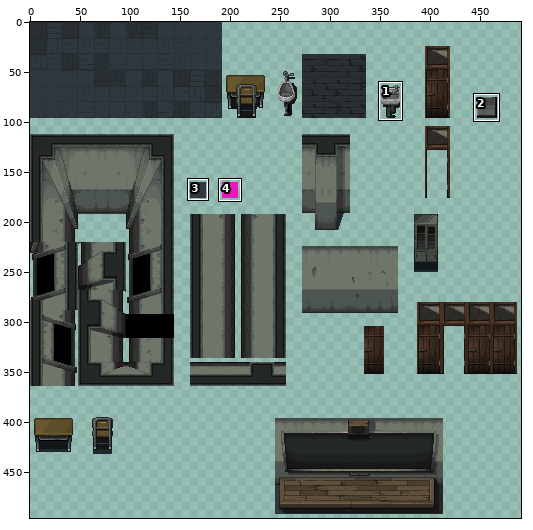
File history of a sprite sheet, game/school/school_tiles.png. Above: a wide view before the commit, with the close-up outlined.
Close-up. Earlier state:
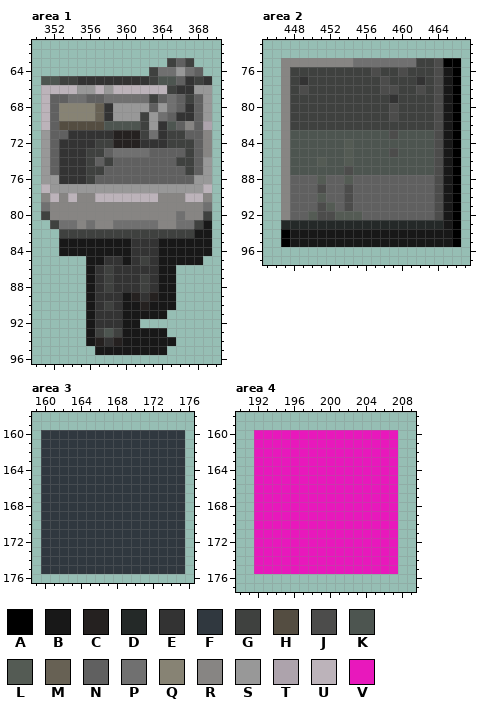
The file is 500x500 pixels. Colours within 5 levels of each other are drawn and written as one. Shown: area 1: x 350..370, y 61..96; area 2: x 445..467, y 73..97; area 3: x 159..176, y 158..176; area 4: x 190..209, y 158..177. The wide view leaves out empty margins. The commit also changed other parts of the picture, which this record leaves out.
Palette (. is transparent): A #000000  B #181818  C #252120  D #242928  E #333333  F #30383f  G #3f413f  H #544d41  J #4c4c4b  K #4d5550  L #545b54  M #676154  N #606060  P #707070  Q #878374  R #878583  S #989898  T #ada3ac  U #bcb3ba  V #e818bc
After the commit:
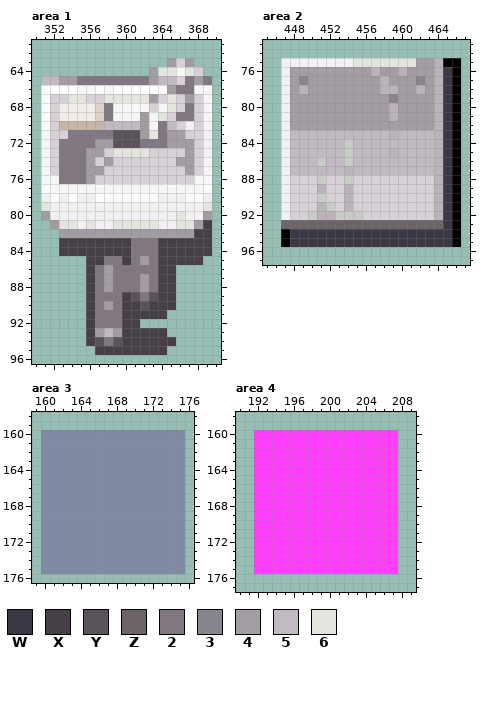
Colours new in this view: W #3c3744  X #473f47  Y #5b535b  Z #6c6469  2 #817781  3 #87858e  4 #a39da3  5 #c2bac2  6 #e5e5e0
The edit:
colour E: #333333 -> #877e87
colour F: #30383f -> #818aa3
colour H: #544d41 -> #c8b5a8
colour J: #4c4c4b -> #bcb3ba
colour K: #4d5550 -> #bdc2c2
colour L: #545b54 -> #c8cbc8
colour M: #676154 -> #ded2c8
colour N: #606060 -> #d7d1d7
colour Q: #878374 -> #f2ede8
colour R: #878583 -> #f2f0f2
colour S: #989898 -> #f7f6f7
colour U: #bcb3ba -> #fcfcfc
colour V: #e818bc -> #ff3ffc
Changed rows in their new state; - is a pixel that keeps its letter.
Area 1:
first column x 351:
63 --------------4-4--
64 ------------466-6--
65 554422222222455-242
66 --------------422--
67 ---66--666664-6-4--
68 -------2------6-2--
69 -------2---4-6-22--
70 -------55554-25---S
71 ---22222YYY46244---
72 --222244YYY222444--
73 --22244-6666----4--
74 --2224-4-------44--
75 --22244---------4--
76 --2224-------------
79 6-----------------6
80 4--------------6--4
81 -466-6--66666--664X
82 --444444444444444XX
83 --XXXXXXXX222XXXXXX
84 --XXXXXXXX222XXXXXX
85 -----XX22X242XXXXX-
86 -----X2422222XX----
87 -----X2422242XX----
88 -----X2422242XX----
89 -----X222XY2YXX----
90 -----X242XXYXXX----
91 -----X222XXXXX-----
92 -----X222XX--------
93 -----X454XXXXX-----
94 -----XY2YXXXXXX----
95 ------XXXXXXXX-----
Area 2:
first column x 447:
75 --------666666644--
76 -444444444-44-444-W
77 -4344444444-44434-W
78 -4-44444444--44-4-W
79 -4444444444434444-W
80 -44444444444-4444-W
81 -44444444444-4444-W
82 -4444444444444444-W
83 -55555555555-5555-W
84 -555555-555555555-W
85 -555555-5555-5555-W
86 -555-55-555555555-W
87 -555555-555555555-W
88 ------------------W
89 ------------------W
90 ------------------W
91 ------------------W
92 ------------------W
93 ZZZZZZZZZZZZZZZZZZW
94 -WWWWWWWWWWWWWWWWWW
95 -WWWWWWWWWWWWWWWWWW
